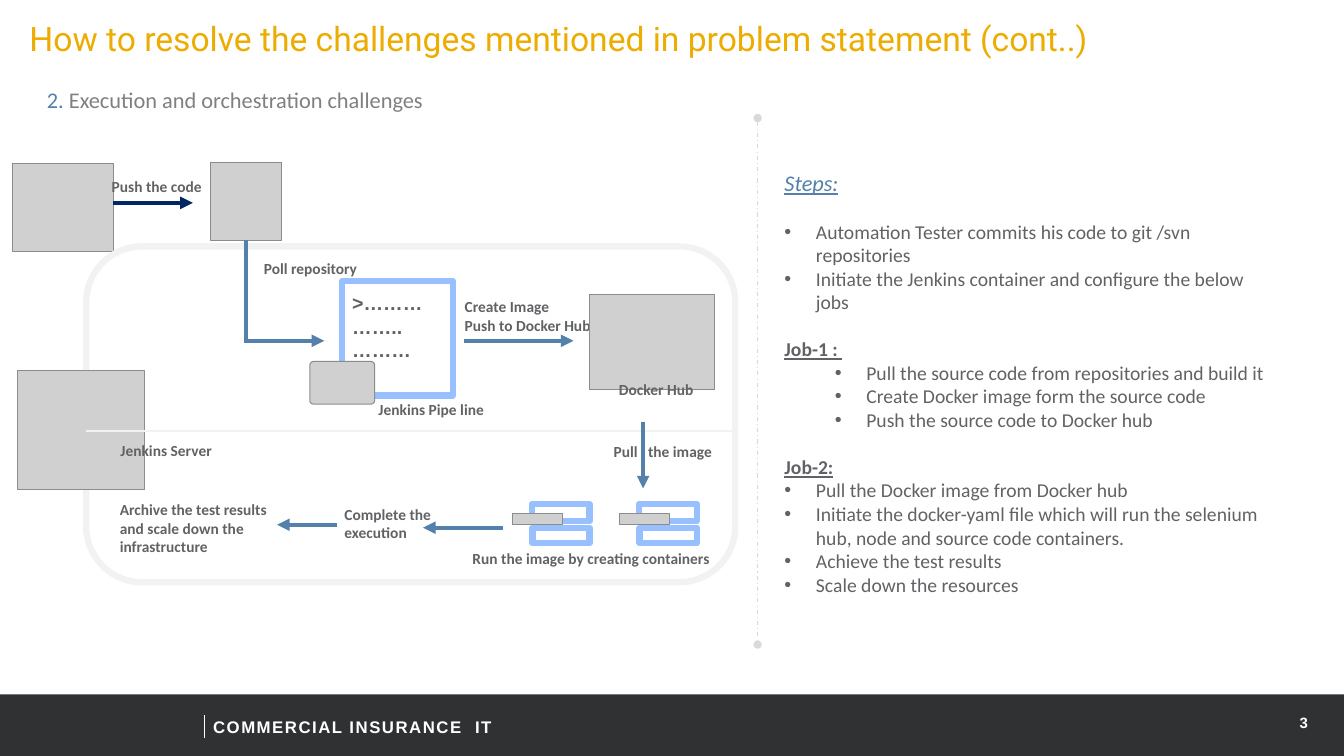
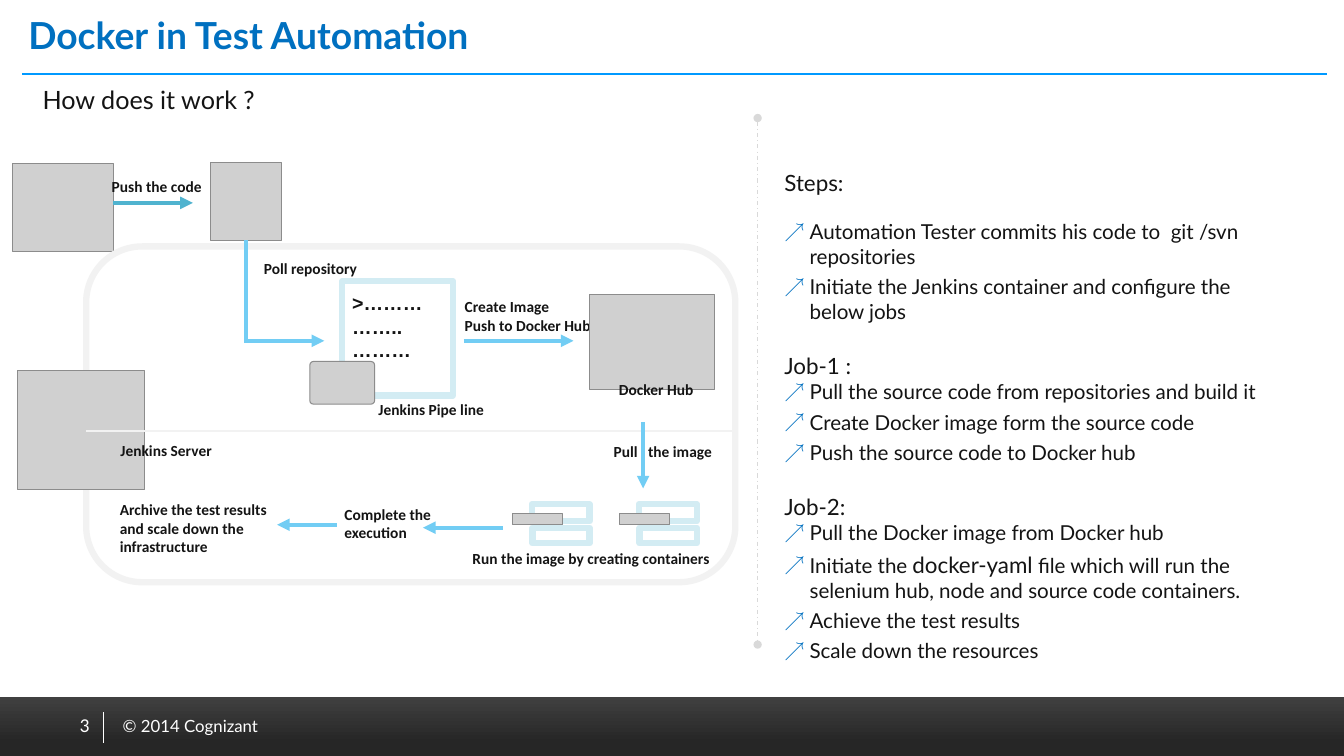
Before and after one commit to gsmanivel/docker-selpoc, a slide deck: slide 3 of Docker_poc.pptx. Drawn at 1344x756 pixels with LibreOffice and Linux fonts; fonts in the diff are those of the drawing; grey boxes stand for pictures; background and template pictures are left out. Boxes give left, top, right and bottom in pixels: in the first picture for what was removed or moved away, otherwise in the second. Text is boxed around its words. In the diff, an @@ line names an element or a change of style, - is before the commit and + after.

Commit message:
docker ppt

```diff
--- a/Docker_poc.pptx
+++ b/Docker_poc.pptx
@@ title added at (28, 21, 469, 50), 26.7 pt, text #0070C0, bold @@
+Docker in Test Automation
@@ text removed at (29, 24, 1087, 59) @@
-How to resolve the challenges mentioned in problem statement (cont..)
@@ line moved from (0, 35) - (1344, 35) to (22, 74) - (1328, 74) @@
@@ line (22, 74) - (1328, 74): stroke #FFFFFF 0.5 pt to #008000 1.5 pt @@
@@ text added at (43, 90, 237, 110), 18 pt, text #141414 @@
+How does it work ?
@@ text removed at (47, 92, 423, 112) @@
-2. Execution and orchestration challenges
@@ text "Steps:" at (784, 174, 1255, 658): font Calibri to Lato, size 14 to 14.7 pt, text colour #616265 to #141414; text colour #5381AC to #141414, italic off in "Steps:"; underline off in "Steps:", "Job-1 :", "Job-2:"; size 14 to 16 pt in "Job-1 :", "Job-2:", "docker-yaml"; bold off in "Job-1 :", "Job-2:"; bullet • to ↗; list level 1 to 2 in "Automation Tester commits his code ..."; list level 1 to 2 in "Initiate the Jenkins container and ..."; more space between paragraphs; list level 1 to 2 in "Pull the Docker image from ..."; list level 1 to 2 in "Initiate the docker-yaml file which ..."; list level 1 to 2 in "Achieve the test results"; list level 1 to 2 in "Scale down the resources" @@
@@ arrow (113, 203) - (193, 203): stroke #002663 3 pt to #50B3CF 3 pt @@
@@ line (246, 240) - (246, 341): stroke #5381AC 3 pt to #72CDF4 3 pt @@
@@ rectangle ">………" at (343, 281, 454, 396): text colour #616265 to #141414; outline #98C0FF 4.5 pt to #D3ECF3 4.5 pt @@
@@ arrow (245, 341) - (325, 341): stroke #5381AC 3 pt to #72CDF4 3 pt @@
@@ arrow (464, 341) - (574, 341): stroke #5381AC 3 pt to #72CDF4 3 pt @@
@@ arrow (643, 422) - (643, 489): stroke #5381AC 3 pt to #72CDF4 3 pt @@
@@ text colour #616265 to #141414 in 10 elements at (264, 263, 357, 279), (112, 178, 202, 196), (120, 443, 212, 461), (465, 302, 590, 336), (619, 384, 693, 400), (614, 446, 712, 460), (378, 404, 484, 418), (472, 553, 709, 567), (344, 509, 431, 538), (120, 504, 267, 552) @@
@@ arrow (337, 525) - (277, 525): stroke #5381AC 3 pt to #72CDF4 3 pt @@
@@ arrow (503, 528) - (423, 528): stroke #5381AC 3 pt to #72CDF4 3 pt @@
@@ outline #98C0FF 4.5 pt to #D3ECF3 4.5 pt in 4 elements at (532, 504, 590, 521), (532, 528, 590, 543), (639, 504, 697, 521), (640, 528, 698, 543) @@
@@ rectangle at (0, 697, 1344, 756): fill #303133 to gradient #262626 to #404040 @@
@@ page number added at (80, 719, 90, 732), 14 pt, text #FFFFFF @@
+3
@@ line moved from (205, 715) - (205, 738) to (103, 713) - (103, 743) @@
@@ page number removed at (1300, 717, 1308, 728) @@
-3
@@ rectangle removed at (0, 720, 1344, 756) @@
@@ text added at (141, 720, 258, 735), 12 pt, text #FFFFFF @@
+© 2014 Cognizant
@@ text removed at (143, 734, 209, 738) @@
-Liberty Mutual Insurance
@@ text removed at (213, 721, 491, 733) @@
-COMMERCIAL INSURANCE IT
```
Also in this commit, not shown: 3 other slides changed, 1 slide added, 1 slide removed.
